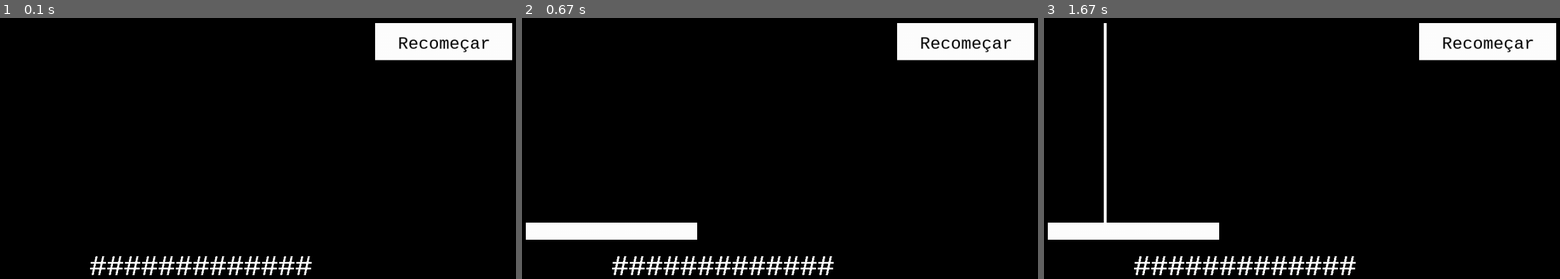
Above: before the commit, frames 1-3 (left to right).
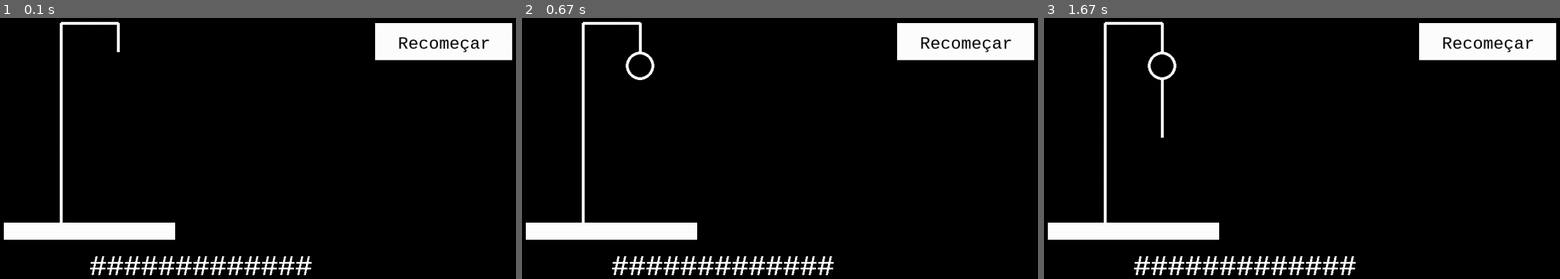
Above: after the commit, the same moments.

Repository: HuggsF/cdd4.0_exercicios
Game: pygame game, started from exercicios_extras/forca_pygame.py
The game is run twice, just before and just after one commit, with the same random seed, the same clock (stepped at 60 frames per second) and the same inputs.
Inputs:
- Up to frame 1 (0.1 s): no input
- Up to frame 2 (0.67 s): tap Enter at 0.33 s
- Up to frame 3 (1.67 s): tap Space at 0.67 s

The runs differ from the first frame. In frame 1, 2.8% of the frame differs, in the area x 0-34%, y 1-85%; in frame 2, 0.9%; in frame 3, 0.5%.

Commit message:
Atualizado forcaPygame

Diff:
--- a/exercicios_extras/forca_pygame.py
+++ b/exercicios_extras/forca_pygame.py
@@ -1,26 +1,30 @@
 ## IMPORTS
 import random
 import pygame as pg
+from pygame.locals import *
 
+# CORES DO JOGO
 
-#CORES DO JOGO
-
-BRANCO = (255,255,255)
-PRETO = (0,0,0)
+BRANCO = (255, 255, 255)
+PRETO = (0, 0, 0)
 
 # SETUP DA TELA DO JOGO
-window = pg.display.set_mode((1000,600))
+
+window = pg.display.set_mode((1000, 600))
 
 # Iniciando fonte do jogo
+
 pg.font.init()
+
 # Fonte e tamanho
+
 font = pg.font.SysFont('Courier New', 50)
 font_rb = pg.font.SysFont('Courier New', 30)
 
 pg.display.set_caption("Jogo da Forca - by HuggsF")
 
-
-palavras = ["POLTRONA","DESENVOLVEDOR","FRUTA","VIDRAÇA","CACHORRO","VIDA","PARALELEPIPEDO","CRAVO","MONTANHA","ROSA"]
+palavras = ["POLTRONA", "DESENVOLVEDOR", "FRUTA", "VIDRAÇA", "CACHORRO", "VIDA", "PARALELEPIPEDO", "CRAVO", "MONTANHA",
+            "ROSA"]
 tentativas_de_letras = [' ', '-']
 palavra_escolhida = ''
 palavra_camuflada = ''
@@ -29,68 +33,79 @@
 letra = ''
 click_last_status = False
 
-def desenho_da_forca(window,chance):
+
+def desenho_da_forca(window, chance):
+    pg.draw.rect(window, BRANCO, (50, 450, 300, 30))
+    pg.draw.line(window, BRANCO, (150, 450), (150, 100), 5)
+    pg.draw.line(window, BRANCO, (150, 100), (250, 100), 5)
+    pg.draw.line(window, BRANCO, (250, 100), (250, 150), 5)
     if chance >= 1:
-        pg.draw.rect(window, BRANCO, (50, 450, 300, 30))
+        pg.draw.circle(window, BRANCO, (250, 175), 25, 5)
     if chance >= 2:
-        pg.draw.line(window, BRANCO, (150, 450), (150, 100), 5)
+        pg.draw.line(window, BRANCO, (250, 200), (250, 300), 5)
     if chance >= 3:
+        pg.draw.line(window, BRANCO, (250, 300), (225, 350), 5)
+    if chance >= 4:
         pg.draw.line(window, BRANCO, (150, 100), (250, 100), 5)
-    if chance >= 4:
-        pg.draw.line(window, BRANCO, (250, 100), (250, 150), 5)
     if chance >= 5:
-        pg.draw.circle(window, BRANCO, (250, 175), 25, 5)
+        pg.draw.line(window, BRANCO, (250, 300), (275, 350), 5)
     if chance == 6:
-        pg.draw.line(window, BRANCO, (250, 200), (250, 300), 5)
-        pg.draw.line(window, BRANCO, (250, 300), (225, 350), 5)
-        pg.draw.line(window, BRANCO, (250, 300), (275, 350), 5)
         pg.draw.line(window, BRANCO, (250, 225), (225, 250), 5)
+    if chance == 7:
         pg.draw.line(window, BRANCO, (250, 225), (275, 250), 5)
 
+
 def desenho_restart_button(window):
-    pg.draw.rect(window,BRANCO,(700,100,240,65))
-    texto = font_rb.render('Recomeçar', True,PRETO)
-    window.blit(texto,(740,120))
+    pg.draw.rect(window, BRANCO, (700, 100, 240, 65))
+    texto = font_rb.render('Recomeçar', True, PRETO)
+    window.blit(texto, (740, 120))
 
-def sortear_palavra(palavras,palavra_escolhida,end_game):
+
+def sortear_palavra(palavras, palavra_escolhida, end_game):
     if end_game == True:
-        palavra_n = random.randint(0,len(palavras) - 1)
+        palavra_n = random.randint(0, len(palavras) - 1)
         palavra_escolhida = palavras[palavra_n]
         end_game = False
     return palavra_escolhida, end_game
 
-def camuflando_palavra(palavra_escolhida,palavra_camuflada,tentativas_de_letras):
+
+def camuflando_palavra(palavra_escolhida, palavra_camuflada, tentativas_de_letras):
     palavra_camuflada = palavra_escolhida
     for n in range(len(palavra_camuflada)):
         if palavra_camuflada[n:n + 1] not in tentativas_de_letras:
             palavra_camuflada = palavra_camuflada.replace(palavra_camuflada[n], "#")
     return palavra_camuflada
 
-def tentando_uma_letra(tentativas_de_letras,palavra_escolhida,letra,chance):
+
+def tentando_uma_letra(tentativas_de_letras, palavra_escolhida, letra, chance):
     if letra not in tentativas_de_letras:
         tentativas_de_letras.append(letra)
         if letra not in palavra_escolhida:
-            chance +=1
+            chance += 1
     elif letra in tentativas_de_letras:
         pass
     return tentativas_de_letras, chance
 
-def palavra_do_jogo(window,palavra_camuflada):
+
+def palavra_do_jogo(window, palavra_camuflada):
     palavra = font.render(palavra_camuflada, True, BRANCO)
-    window.blit(palavra,(200, 500))
-def restart_do_jogo(palavra_camuflada, end_game,chance,letra,tentativas_de_letras,click_last_status,click,x,y):
+    window.blit(palavra, (200, 500))
+
+
+def restart_do_jogo(palavra_camuflada, end_game, chance, letra, tentativas_de_letras, click_last_status, click, x, y):
     cont = 0
     limite = len(palavra_camuflada)
     for n in range(len(palavra_camuflada)):
         if palavra_camuflada[n] != "#":
             cont += 1
     if cont == limite and click_last_status == False and click[0] == True:
-        if x>= 700 and x <= 900 and y >= 100 and y <= 165:
+        if x >= 700 and x <= 900 and y >= 100 and y <= 165:
             tentativas_de_letras = [' ', '-']
             end_game = True
             chance = 0
             letra = ' '
     return end_game, chance, tentativas_de_letras, letra
+
 
 while True:
 
@@ -101,58 +116,32 @@
         if event.type == pg.KEYDOWN:
             letra = str(pg.key.name(event.key)).upper()
             print(letra)
+
     # Mouse
+
     mouse = pg.mouse.get_pos()
     mouse_position_x = mouse[0]
     mouse_position_y = mouse[1]
 
-    #clique do mouse
+    # clique do mouse
     click = pg.mouse.get_pressed()
+
     # Jogo
-    desenho_da_forca(window,chance)
+
+    desenho_da_forca(window, chance)
     desenho_restart_button(window)
-    palavra_escolhida, end_game = sortear_palavra(palavras,palavra_escolhida,end_game)
-    palavra_camuflada = camuflando_palavra(palavra_escolhida,palavra_camuflada,tentativas_de_letras)
-    tentativas_de_letras, chance = tentando_uma_letra(tentativas_de_letras,palavra_escolhida,letra,chance)
-    end_game, chance, tentativas_de_letras, letra = restart_do_jogo(palavra_camuflada, end_game,chance,letra,tentativas_de_letras,click_last_status,click,mouse_position_x,mouse_position_y)
-    palavra_do_jogo(window,palavra_camuflada)
+    palavra_escolhida, end_game = sortear_palavra(palavras, palavra_escolhida, end_game)
+    palavra_camuflada = camuflando_palavra(palavra_escolhida, palavra_camuflada, tentativas_de_letras)
+    tentativas_de_letras, chance = tentando_uma_letra(tentativas_de_letras, palavra_escolhida, letra, chance)
+    end_game, chance, tentativas_de_letras, letra = restart_do_jogo(palavra_camuflada, end_game, chance, letra,
+                                                                    tentativas_de_letras, click_last_status, click,
+                                                                    mouse_position_x, mouse_position_y)
+    palavra_do_jogo(window, palavra_camuflada)
 
-    #Click Last Status
+    # Click Last Status
     if click[0] == True:
         click_last_status = True
     else:
         click_last_status = False
 
     pg.display.update()
-
-    # print(f'{estado_atual}')
-
-    # letra = str(input('Digite uma letra.'))
-
-    # tentativas_de_letras.append(letra)
-
-
-    # if letra in jogo_da_forca.lower():
-    #     for i in range(len(jogo_da_forca)):
-    #         if letra == jogo_da_forca[i] or letra == palavra_minuscula[i]:
-    #             if i == 0:
-    #                 estado_atual[i] = letra.upper()
-    #                 print(f'Você acertou a letra {letra}! Agora sua palavra está assim:{estado_atual}')
-    #             else:
-    #                 estado_atual[i] = letra
-    #                 print(f'Você acertou a letra {letra}! Agora sua palavra está assim:{estado_atual}')
-
-    #             continuar = input('Você ja sabe qual é a palavra? S/N: ').upper()
-
-    #             if continuar.upper() == "S":
-    #                 tentativa_de_palavra = input('Digite a palavra: ')
-    #                 if tentativa_de_palavra.title() == palavra_final.title():
-    #                     print(f'Parabéns, você ganhou!, sua palavra era {palavra_final}')
-    #                     exit()
-    # else:
-    #     tentativas -= 1
-    #     print(f'Você errou, restam {tentativas} tentativas!')
-
-    # if tentativas == 0:
-    #     print(f'Você perdeu!')
-    #     break
